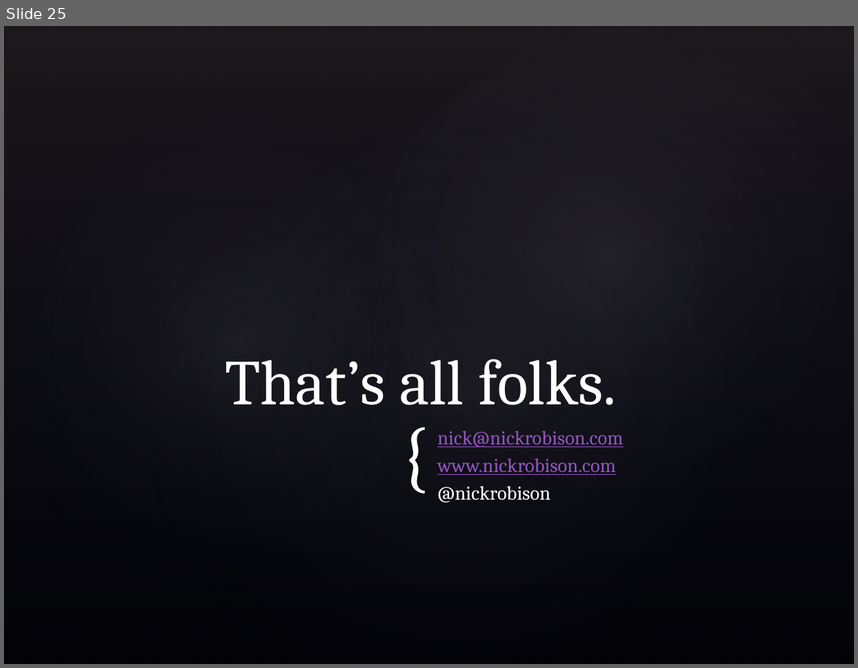
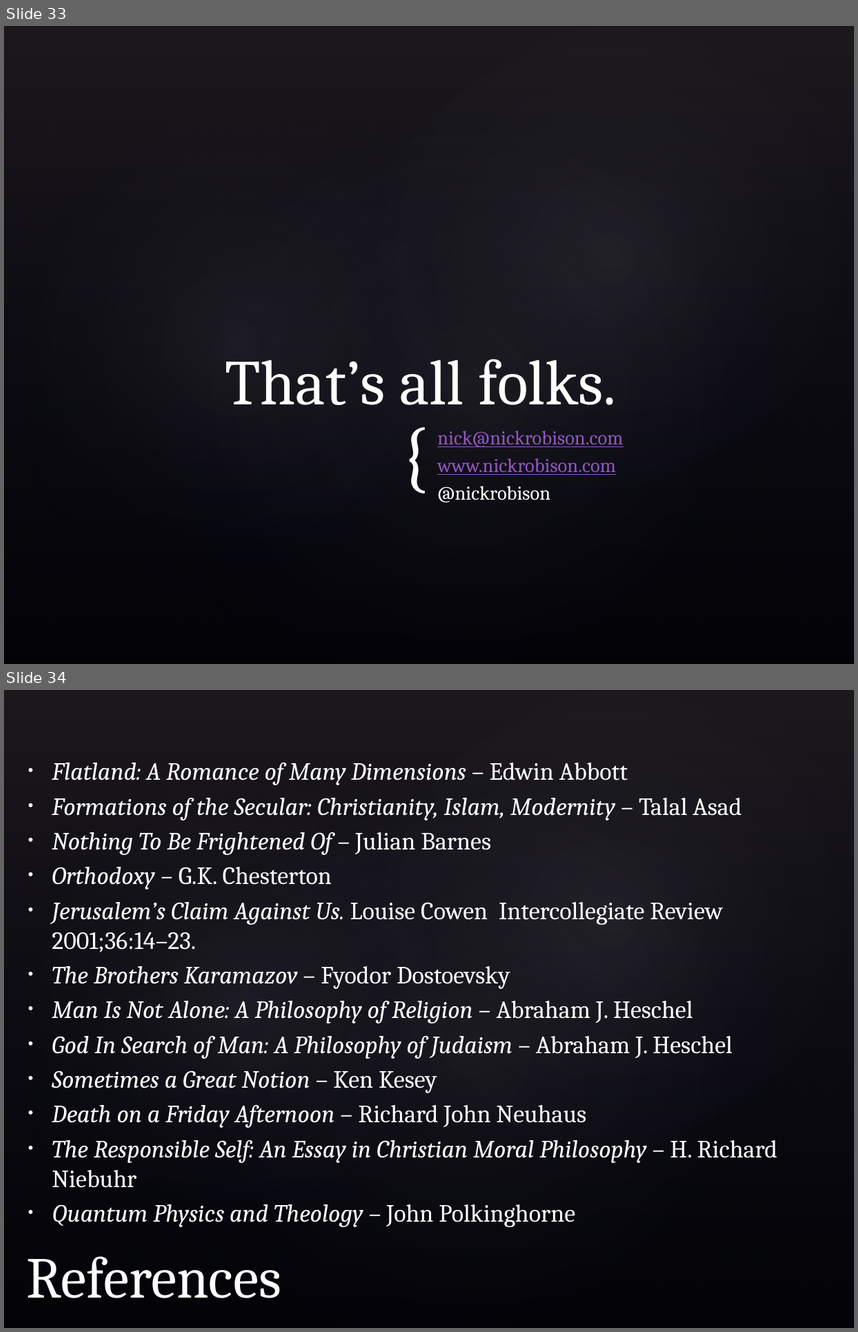
Before and after one commit to nickrobison/Presentations, a slide deck: BCSApologetics/RealApologetics.pptx. Shown one above the other, each under a label of ours: slide 25 before the commit, slides 33 and 34 after it. The pictures are 858x668 and 858x1332 pixels, drawn with LibreOffice and Linux fonts; fonts in the diff are those of the drawing; background and template pictures are left out. Boxes give left, top, right and bottom in pixels: in the first picture for what was removed or moved away, otherwise in the second. Text is boxed around its words. In the diff, an @@ line names an element or a change of style, - is before the commit and + after.

Commit message:
Updated BCSApologetics to the latest version. Added a References Section

```diff
--- a/BCSApologetics/RealApologetics.pptx
+++ b/BCSApologetics/RealApologetics.pptx
@@ slide 34 added at (4, 690, 854, 1328), background picture (left out); not listed: 4 template elements that a slide beside it also shows @@
@@ text added at (52, 762, 777, 1227), 21 pt, text #FFFFFF, italic @@
+• Flatland: A Romance of Many Dimensions – Edwin Abbott
+• Formations of the Secular: Christianity, Islam, Modernity – Talal Asad
+• Nothing To Be Frightened Of – Julian Barnes
+• Orthodoxy – G.K. Chesterton
+• Jerusalem’s Claim Against Us. Louise Cowen Intercollegiate Review 2001;36:14–23.
+• The Brothers Karamazov – Fyodor Dostoevsky
+• Man Is Not Alone: A Philosophy of Religion – Abraham J. Heschel
+• God In Search of Man: A Philosophy of Judaism – Abraham J. Heschel
+• Sometimes a Great Notion – Ken Kesey
+• Death on a Friday Afternoon – Richard John Neuhaus
+• The Responsible Self: An Essay in Christian Moral Philosophy – H. Richard Niebuhr
+• Quantum Physics and Theology – John Polkinghorne
@@ title added at (26, 1256, 281, 1298), 49 pt, text #FFFFFF @@
+References
@@ what was slide 25 is now slide 33 @@
```
Also in this commit, not shown: 8 slides changed, 9 other slides added.
